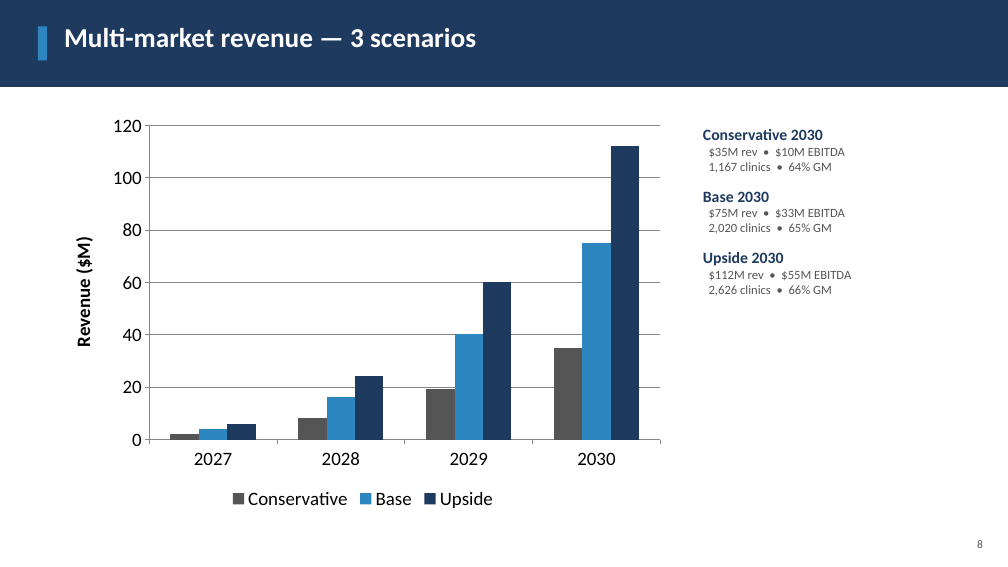
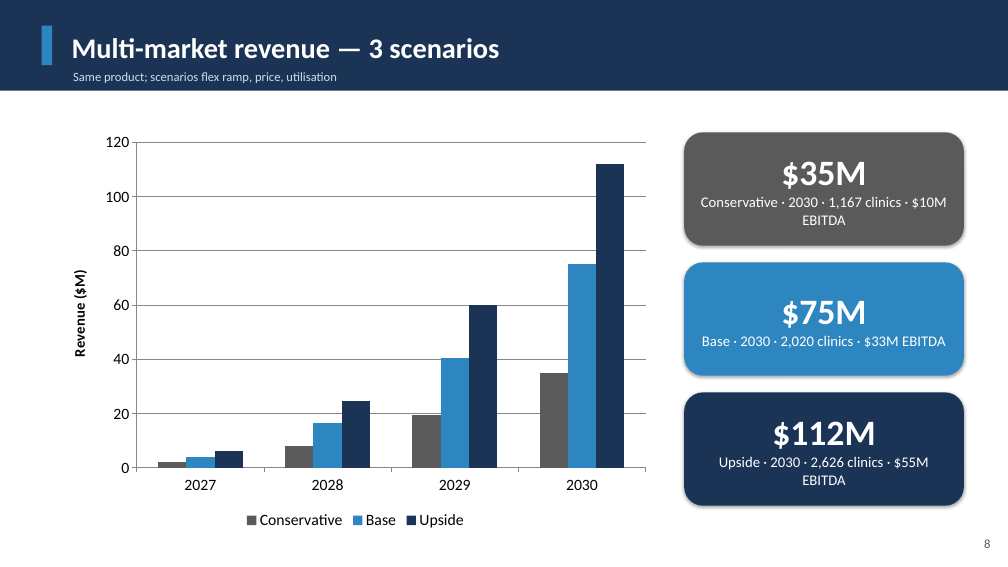
Before and after one commit to leicatam/gamification, a slide deck: slide 8 of synexo/Synapep_Investor_Deck.pptx. Drawn at 1008x567 pixels with LibreOffice and Linux fonts; fonts in the diff are those of the drawing. Boxes give left, top, right and bottom in pixels: in the first picture for what was removed or moved away, otherwise in the second. Text is boxed around its words. In the diff, an @@ line names an element or a change of style, - is before the commit and + after.

```diff
--- a/synexo/Synapep_Investor_Deck.pptx
+++ b/synexo/Synapep_Investor_Deck.pptx
@@ rectangle resized from (x1=0, y1=0, x2=1008, y2=87) to (x1=0, y1=0, x2=1008, y2=91) @@
@@ rectangle at (x1=0, y1=0, x2=1008, y2=91): fill #1F3A5F to #1B3355 @@
@@ rectangle resized from (x1=38, y1=26, x2=47, y2=60) to (x1=42, y1=26, x2=52, y2=65) @@
@@ text "Multi-market revenue — 3 scenarios" moved from (x1=64, y1=28, x2=476, y2=48) to (x1=72, y1=38, x2=499, y2=59) @@
@@ text "Multi-market revenue — 3 scenarios" at (x1=72, y1=38, x2=499, y2=59): size 26 to 27 pt; more space between paragraphs; vertical alignment top to middle @@
@@ text added at (x1=73, y1=72, x2=336, y2=83), 12 pt, text #CFDDEA @@
+Same product; scenarios flex ramp, price, utilisation
@@ column chart at (x1=53, y1=125, x2=658, y2=533) @@
@@ colour of Conservative #555555 to #5A5A5A @@
@@ colour of Upside #1F3A5F to #1B3355 @@
@@ legend changed @@
@@ category axis changed @@
@@ value axis changed @@
@@ column chart resized from (x1=53, y1=106, x2=673, y2=514) to (x1=53, y1=125, x2=658, y2=533) @@
@@ rounded rectangle added at (x1=684, y1=132, x2=964, y2=246), fill #5A5A5A, 14 pt, text #FFFFFF @@
+$35M
+Conservative · 2030 · 1,167 clinics · $10M EBITDA
@@ text removed at (x1=703, y1=129, x2=851, y2=295) @@
-Conservative 2030
-$35M rev • $10M EBITDA
-1,167 clinics • 64% GM
-Base 2030
-$75M rev • $33M EBITDA
-2,020 clinics • 65% GM
-Upside 2030
-$112M rev • $55M EBITDA
-2,626 clinics • 66% GM
@@ rounded rectangle added at (x1=684, y1=262, x2=964, y2=376), fill #2E86C1, 14 pt, text #FFFFFF @@
+$75M
+Base · 2030 · 2,020 clinics · $33M EBITDA
@@ rounded rectangle added at (x1=684, y1=392, x2=964, y2=506), fill #1B3355, 14 pt, text #FFFFFF @@
+$112M
+Upside · 2030 · 2,626 clinics · $55M EBITDA
@@ text "8" moved from (x1=977, y1=540, x2=983, y2=548) to (x1=984, y1=539, x2=990, y2=548) @@
@@ text "8" at (x1=984, y1=539, x2=990, y2=548): size 11 to 12 pt, text colour #555555 to #5A5A5A; more space between paragraphs @@
```
Also in this commit, not shown: 13 other slides changed, 1 other file.
